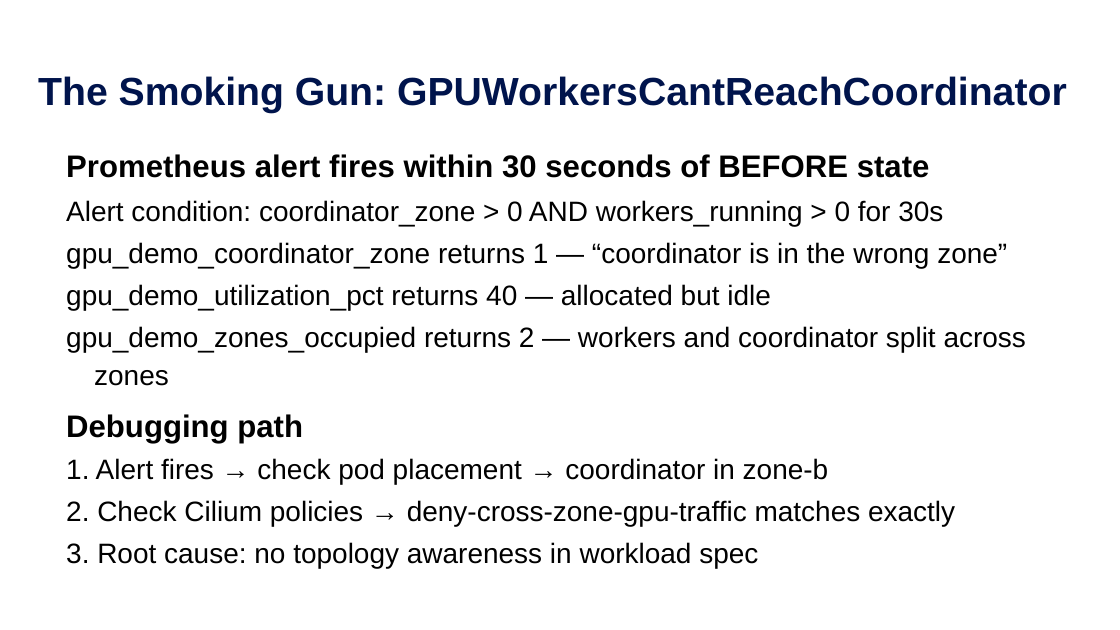
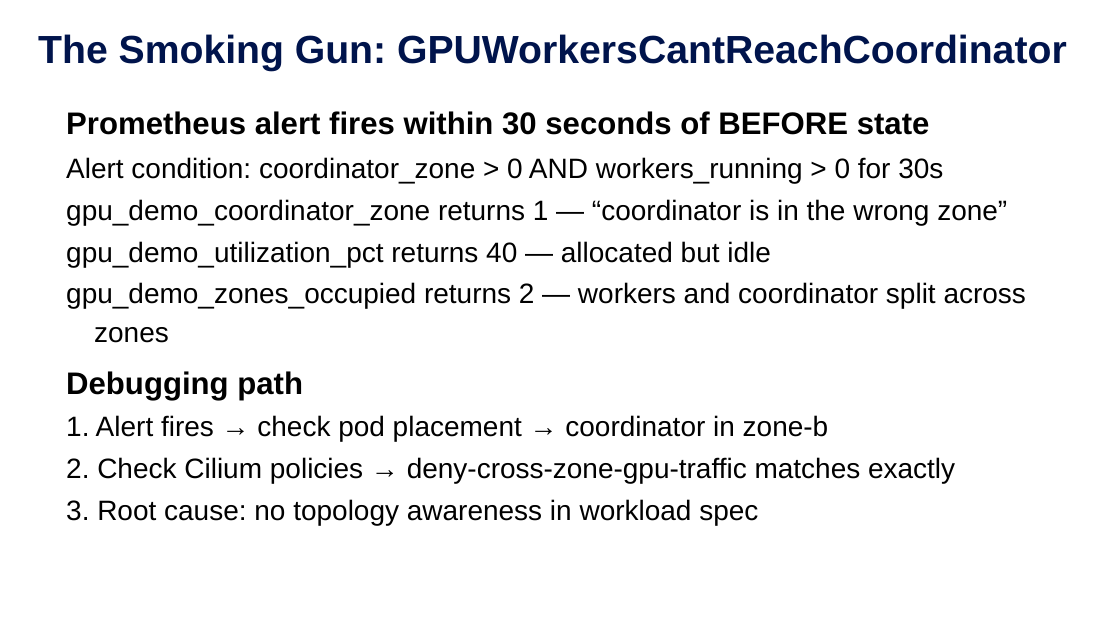
Before and after one commit to ram2valar/kubeflow-cilium-lab, a slide deck: slide 10 of kubecon-india-2026-kubeflow-cilium.pptx. Drawn at 1120x630 pixels with LibreOffice and Linux fonts; fonts in the diff are those of the drawing; background and template pictures are left out. Boxes give left, top, right and bottom in pixels: in the first picture for what was removed or moved away, otherwise in the second. Text is boxed around its words. In the diff, an @@ line names an element or a change of style, - is before the commit and + after.

```diff
--- a/kubecon-india-2026-kubeflow-cilium.pptx
+++ b/kubecon-india-2026-kubeflow-cilium.pptx
@@ title "The Smoking Gun: GPUWorkersCantReachCoordinator": place and size @@
-title "The Smoking Gun: GPUWorkersCantReachCoordinator" at (38, 76, 1067, 113)
+title "The Smoking Gun: GPUWorkersCantReachCoordinator" at (38, 34, 1067, 71)
@@ text "Prometheus alert fires within 30 ...": place and size @@
-text "Prometheus alert fires within 30 ..." at (66, 154, 1026, 564)
+text "Prometheus alert fires within 30 ..." at (66, 111, 1026, 521)
```
Also in this commit, not shown: 10 other slides changed, 5 slides added, 3 slides removed.
